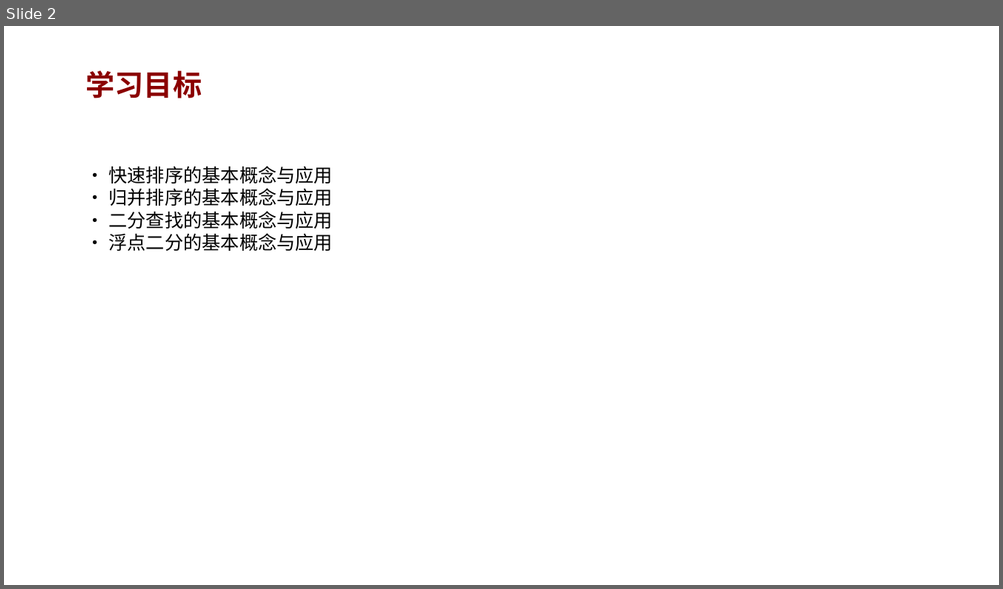
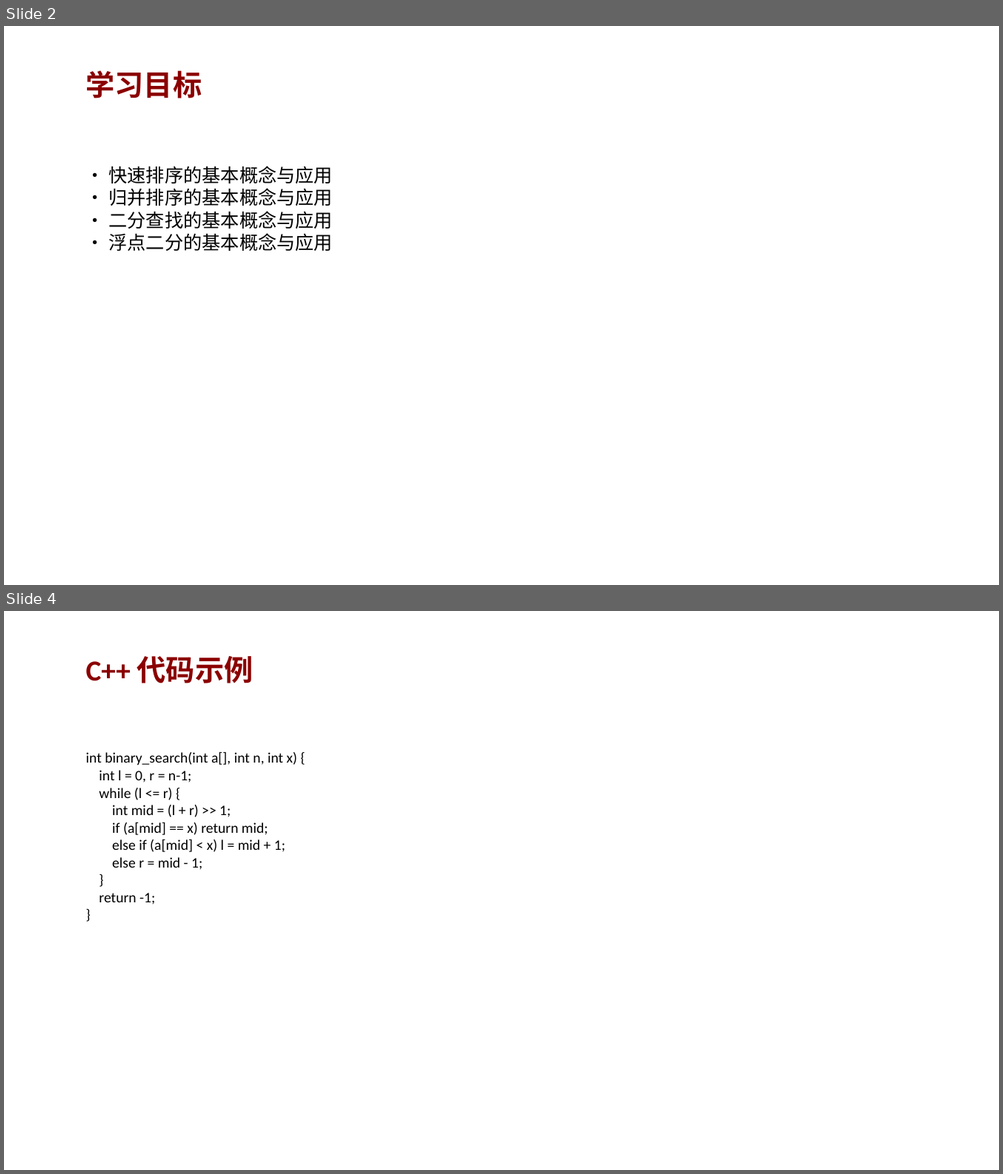
Before and after one commit to AndyLishengrui/trae-coding-course, a slide deck: textbook/ppt/chapter09_ppt.pptx. Shown one above the other, each under a label of ours: slide 2 before the commit, slides 2 and 4 after it; the slides between them are not shown. The pictures are 1003x589 and 1003x1174 pixels, drawn with LibreOffice and Linux fonts; fonts in the diff are those of the drawing. Boxes give left, top, right and bottom in pixels: in the first picture for what was removed or moved away, otherwise in the second. Text is boxed around its words. In the diff, an @@ line names an element or a change of style, - is before the commit and + after.

Commit message:
v5.3: PPT扩充(8页/章) + 教材代码bug修复 + 完整版PDF更新
PPT改进：
- 15个PPT从2页扩充到8页
- 每个PPT含：概念讲解、C++/Python代码示例、常见错误、练习题、小结

教材修复：
- 14个严重代码bug（运算符优先级、队列查询、循环边界等）
- 描述不一致修复（葡语残留、条件错误等）
- 网站问题数172→168
- 完整版PDF重新生成

```diff
--- a/textbook/ppt/chapter09_ppt.pptx
+++ b/textbook/ppt/chapter09_ppt.pptx
@@ slide 4 added at (x1=4, y1=611, x2=999, y2=1170), background #FFFFFF @@
@@ text added at (x1=86, y1=656, x2=253, y2=684), 28 pt, text #8B0000, bold @@
+C++ 代码示例
@@ text added at (x1=86, y1=752, x2=297, y2=904), 14 pt, text #000000 @@
+int binary_search(int a[], int n, int x) {
+int l = 0, r = n-1;
+while (l <= r) {
+int mid = (l + r) >> 1;
+if (a[mid] == x) return mid;
+else if (a[mid] < x) l = mid + 1;
+else r = mid - 1;
+}
+return -1;
+}
```
Also in this commit, not shown: 5 other slides added, 16 other files.
